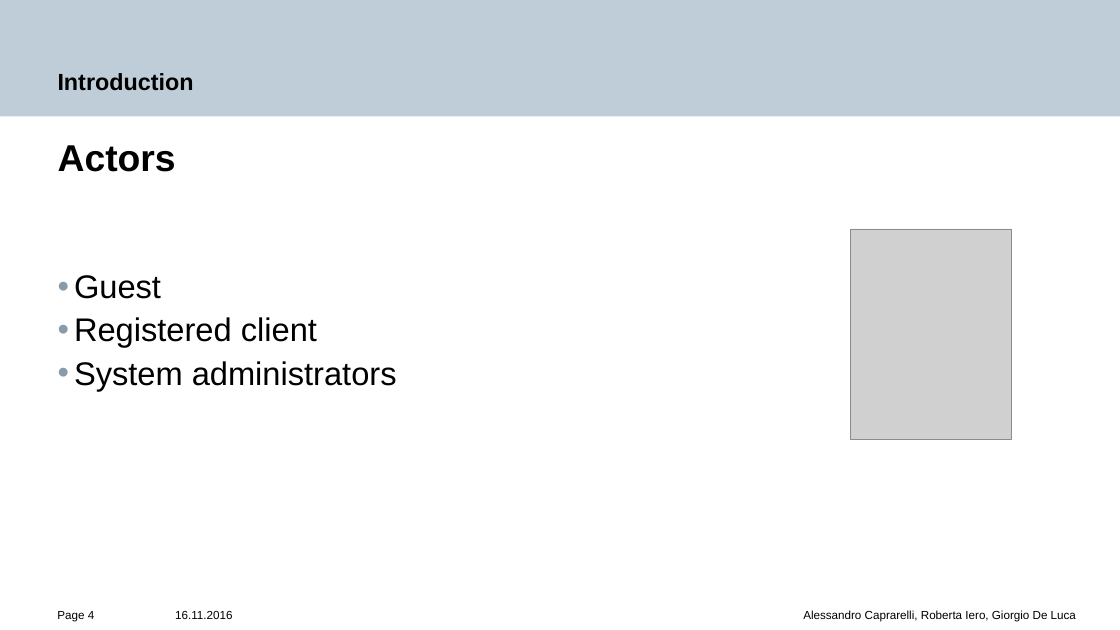
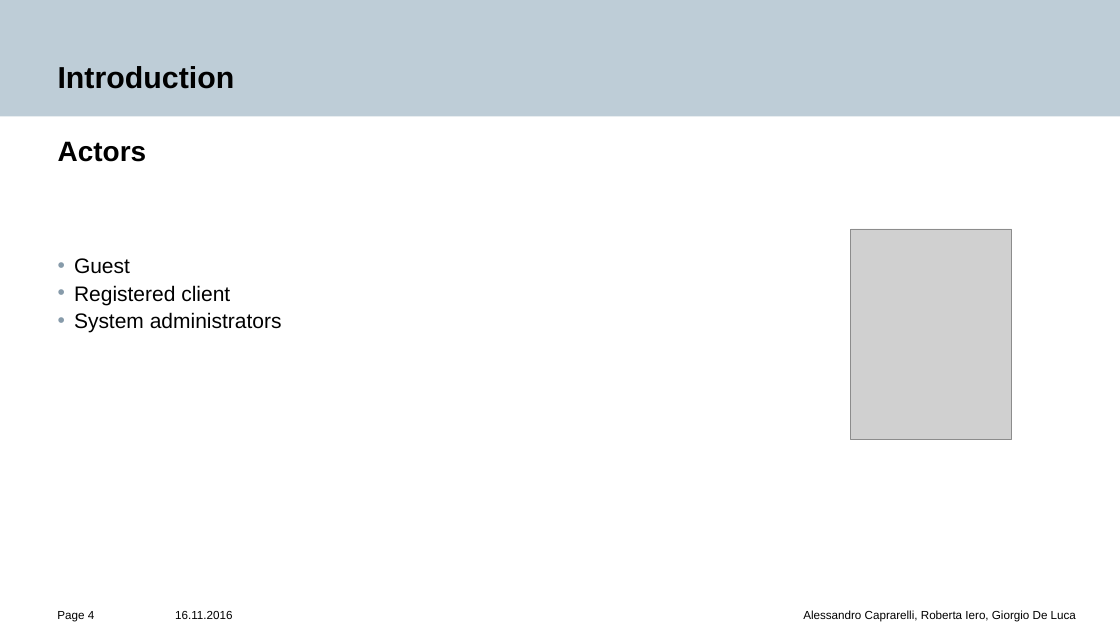
Before and after one commit to alcaprar/CIDSoftwareEngineering2, a slide deck: slide 4 of RASD/Slide.pptx. Drawn at 1120x630 pixels with LibreOffice and Linux fonts; fonts in the diff are those of the drawing; grey boxes stand for pictures; background and template pictures are left out. Boxes give left, top, right and bottom in pixels: in the first picture for what was removed or moved away, otherwise in the second. Text is boxed around its words. In the diff, an @@ line names an element or a change of style, - is before the commit and + after.

```diff
--- a/RASD/Slide.pptx
+++ b/RASD/Slide.pptx
@@ title "Introduction" at (58, 66, 235, 89): size 20 to 26 pt @@
@@ text "Actors" at (58, 141, 282, 333): size 32 to 24 pt in "Actors"; size 28 to 18 pt in "Guest", "Registered client", "System administrators" @@
```
Also in this commit, not shown: 14 other slides changed.
